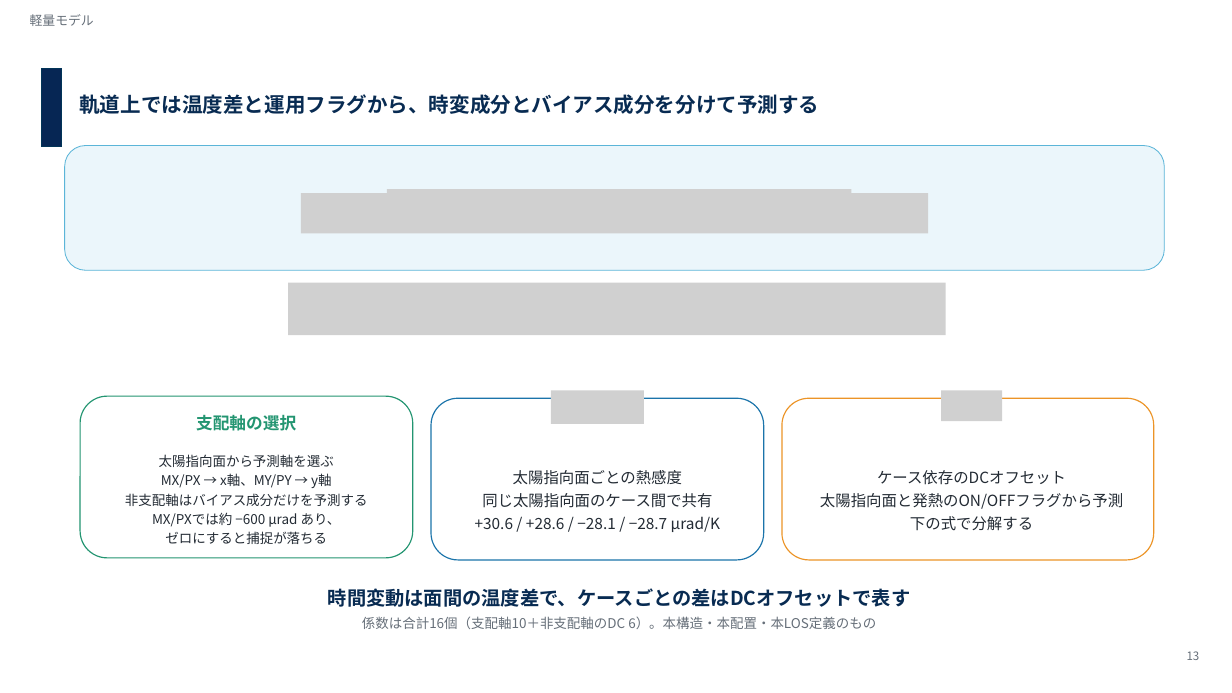
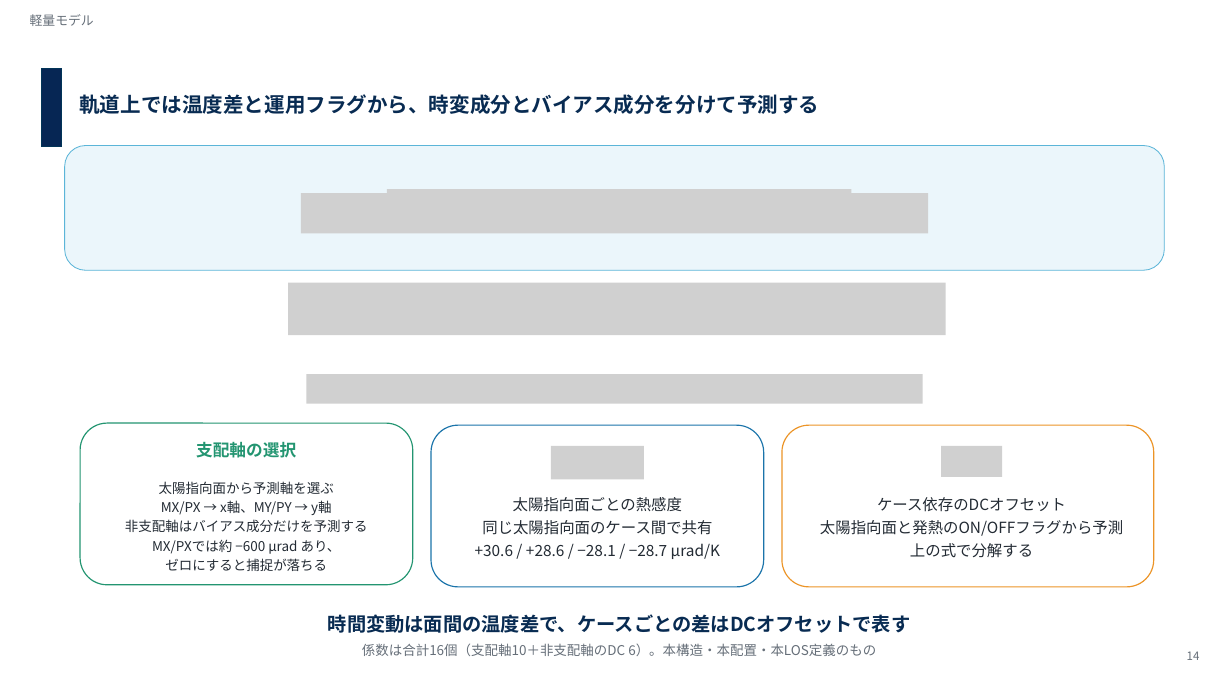
Before and after one commit to Hideki-1029/thermal-deformation-optcomm, a slide deck: slide 17 of papers/seminar/20260928_labseminar_takamoto.pptx. Drawn at 1232x693 pixels with LibreOffice and Linux fonts; fonts in the diff are those of the drawing; grey boxes stand for pictures; background and template pictures are left out. Boxes give left, top, right and bottom in pixels: in the first picture for what was removed or moved away, otherwise in the second. Text is boxed around its words. In the diff, an @@ line names an element or a change of style, - is before the commit and + after.

```diff
--- a/papers/seminar/20260928_labseminar_takamoto.pptx
+++ b/papers/seminar/20260928_labseminar_takamoto.pptx
@@ picture added at [306, 374, 922, 404] @@
@@ picture removed at [551, 390, 644, 424] @@
@@ picture removed at [941, 390, 1002, 421] @@
@@ picture added at [551, 446, 644, 479] @@
@@ 6 texts, 3 rounded rectangles: place and size @@
-6 texts, 3 rounded rectangles at [80, 396, 1154, 629]
+6 texts, 3 rounded rectangles at [80, 423, 1154, 656]
@@ picture added at [941, 446, 1002, 477] @@
@@ text at [910, 543, 1033, 558]: text changed @@
-下の式で分解する
+上の式で分解する
@@ text at [1187, 651, 1200, 660]: text changed @@
-13
+14
```
Also in this commit, not shown: 22 other slides changed, 3 slides added, 1 other file.
